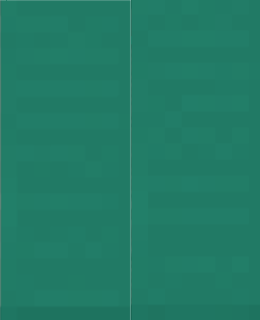
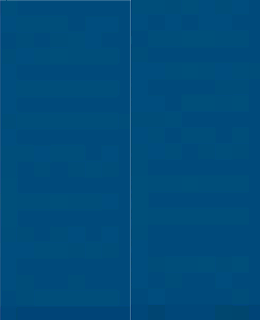
Layer changes from the first 260x320 image to the second:
added layer "Pasted Layer copy #1" above "Pasted Layer copy #2" over bbox(131, 0, 260, 320)
added layer "Pasted Layer copy #2" above "Pasted Layer" over bbox(0, 0, 131, 320)
hid "Pasted Layer", painted on it over bbox(131, 0, 260, 320)
hid "Pasted Layer copy", painted on it over bbox(0, 0, 131, 320)
